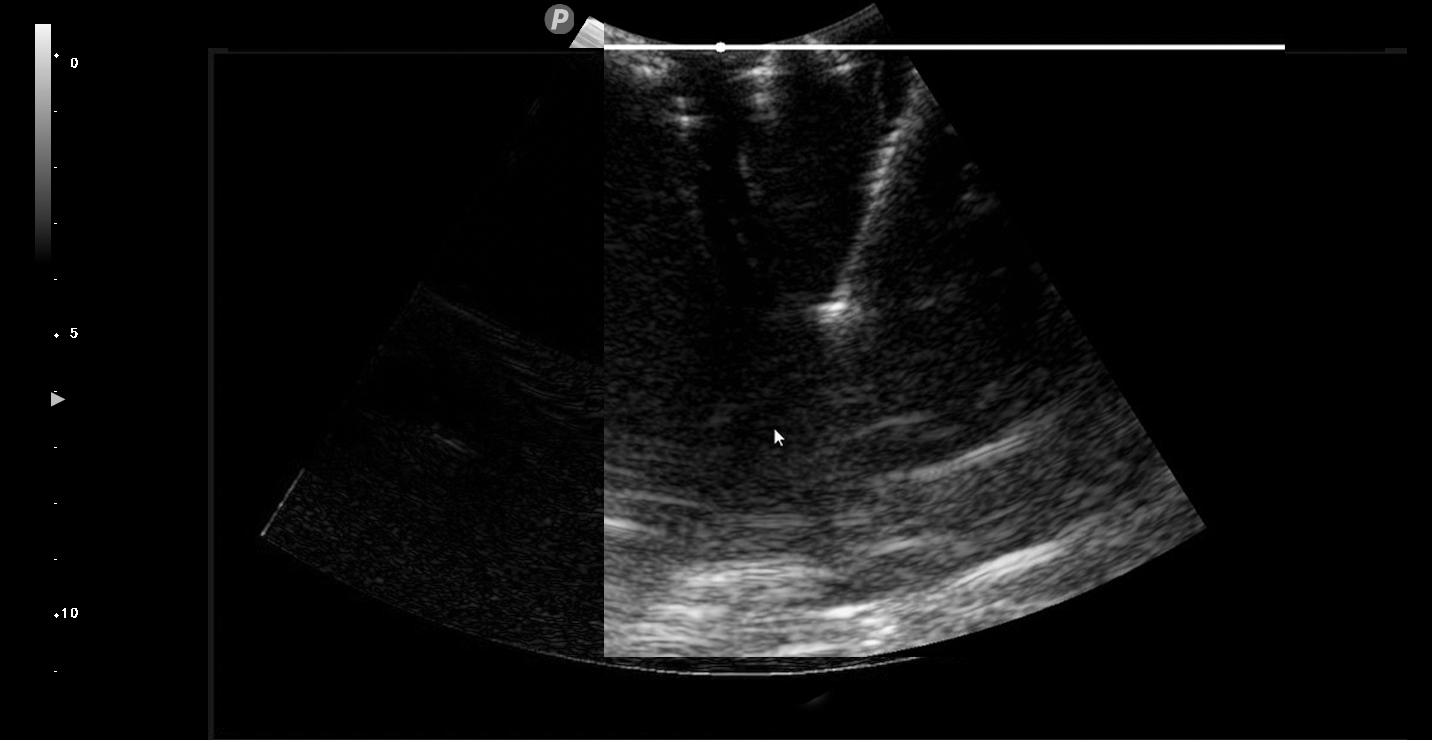
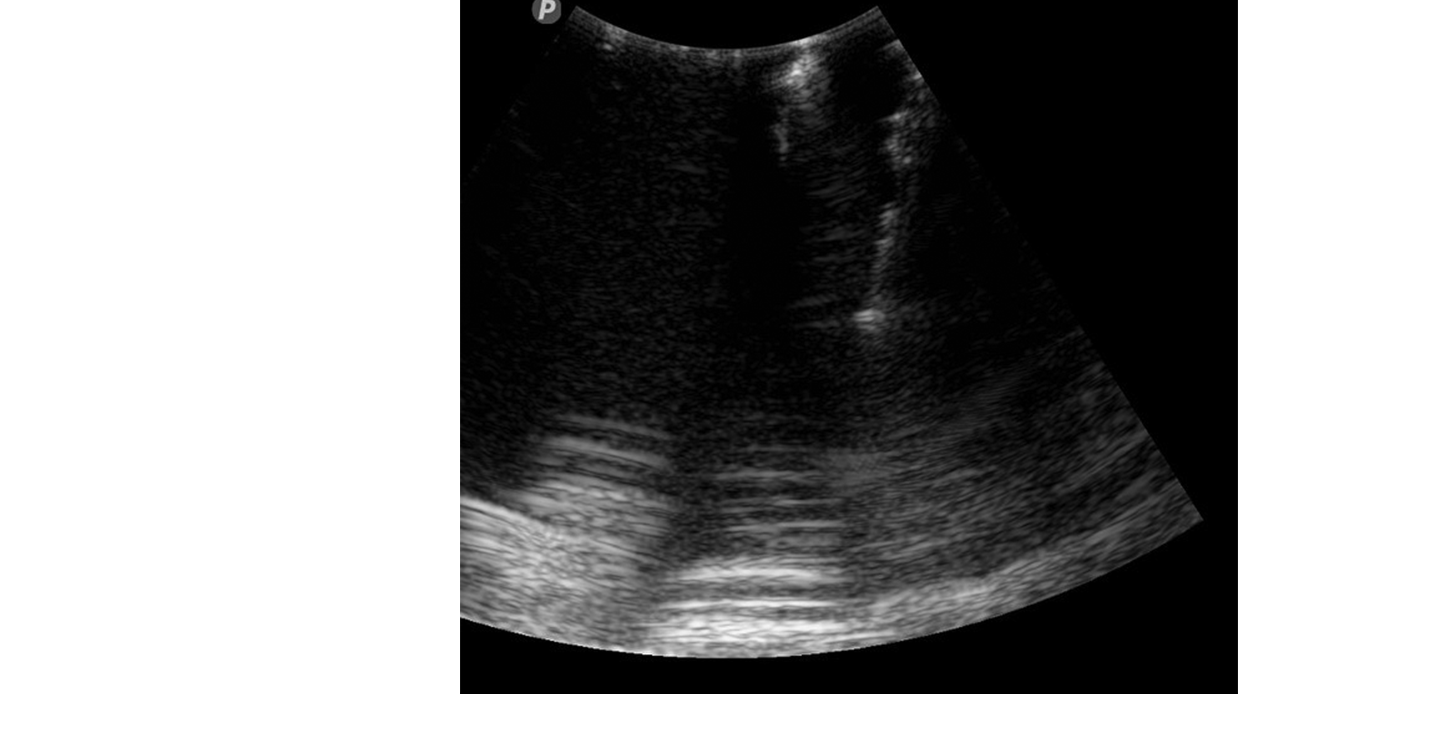
Revision of a layered 1432x740 image; what changed, layer by layer:
added layer "img5_without_depression" above "img 4" over [left=460, top=0, right=1238, bottom=694]
hid "img 4" over [left=604, top=0, right=1285, bottom=657]
hid "Layer 5" over [left=787, top=358, right=871, bottom=716]
hid "Layer 2" over [left=208, top=48, right=1407, bottom=740]
hid "Layer 1" over [left=228, top=48, right=1385, bottom=714]
hid "Background" over [left=0, top=0, right=1432, bottom=740]
